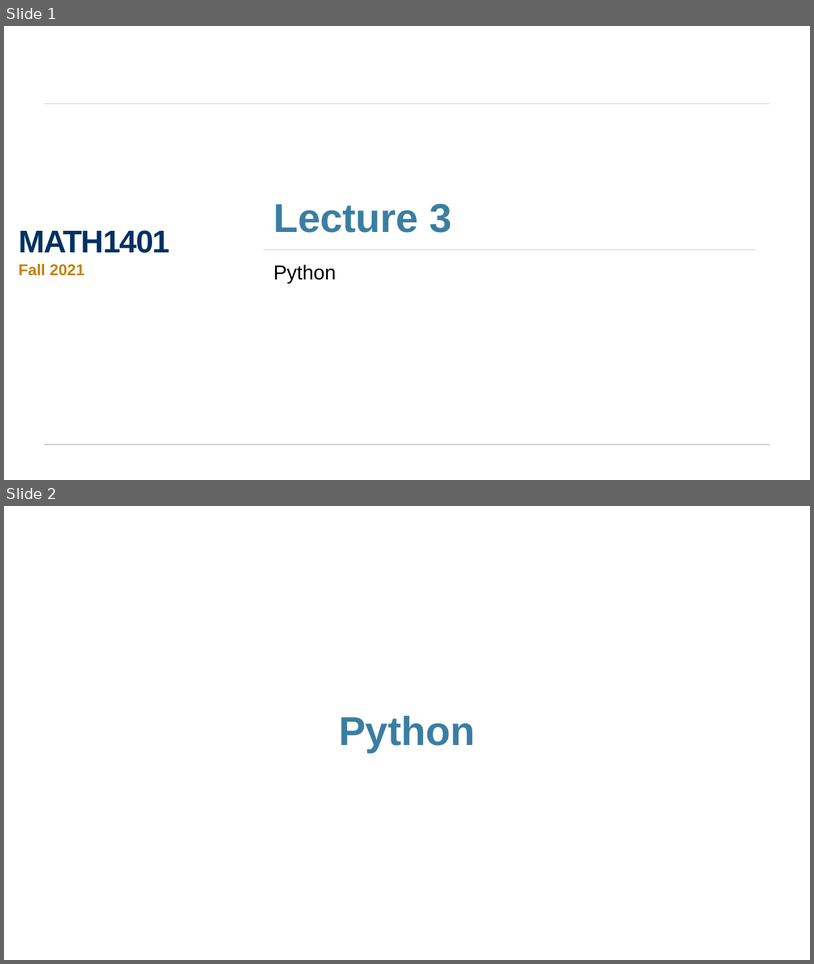
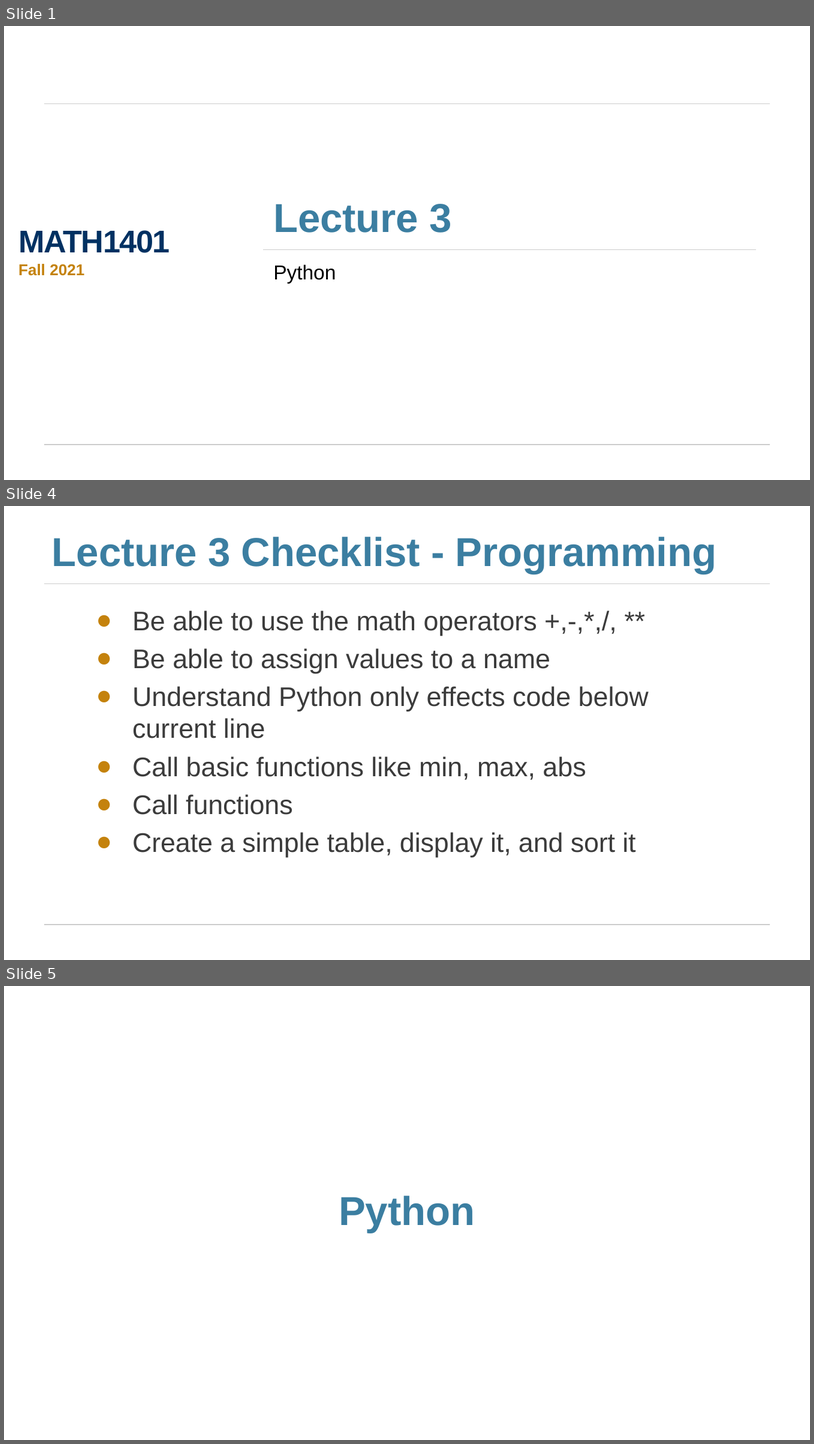
Before and after one commit to jhb10c/d8publicmaterials, a slide deck: Lectures/lec03_Tables.pptx. Shown one above the other, each under a label of ours: slides 1 and 2 before the commit, slides 1, 4 and 5 after it; the slides between them are not shown. The pictures are 814x964 and 814x1444 pixels, drawn with LibreOffice and Linux fonts; fonts in the diff are those of the drawing. Boxes give left, top, right and bottom in pixels: in the first picture for what was removed or moved away, otherwise in the second. Text is boxed around its words. In the diff, an @@ line names an element or a change of style, - is before the commit and + after.

```diff
--- a/Lectures/lec03_Tables.pptx
+++ b/Lectures/lec03_Tables.pptx
@@ slide 4 added at box(4, 506, 810, 960), background #FFFFFF; not listed: 2 template elements that a slide beside it also shows @@
@@ title added at box(52, 537, 717, 574), 36 pt, text #3B7EA1, bold @@
+Lecture 3 Checklist - Programming
@@ text added at box(132, 610, 649, 856), 24 pt, text #3B3B3B @@
+  ● Be able to use the math operators +,-,*,/, **
+  ● Be able to assign values to a name
+  ● Understand Python only effects code below current line
+  ● Call basic functions like min, max, abs
+  ● Call functions
+  ● Create a simple table, display it, and sort it
@@ what was slide 2 is now slide 5 @@
```
Also in this commit, not shown: 2 slides changed, 12 other slides added, 3 other files.
